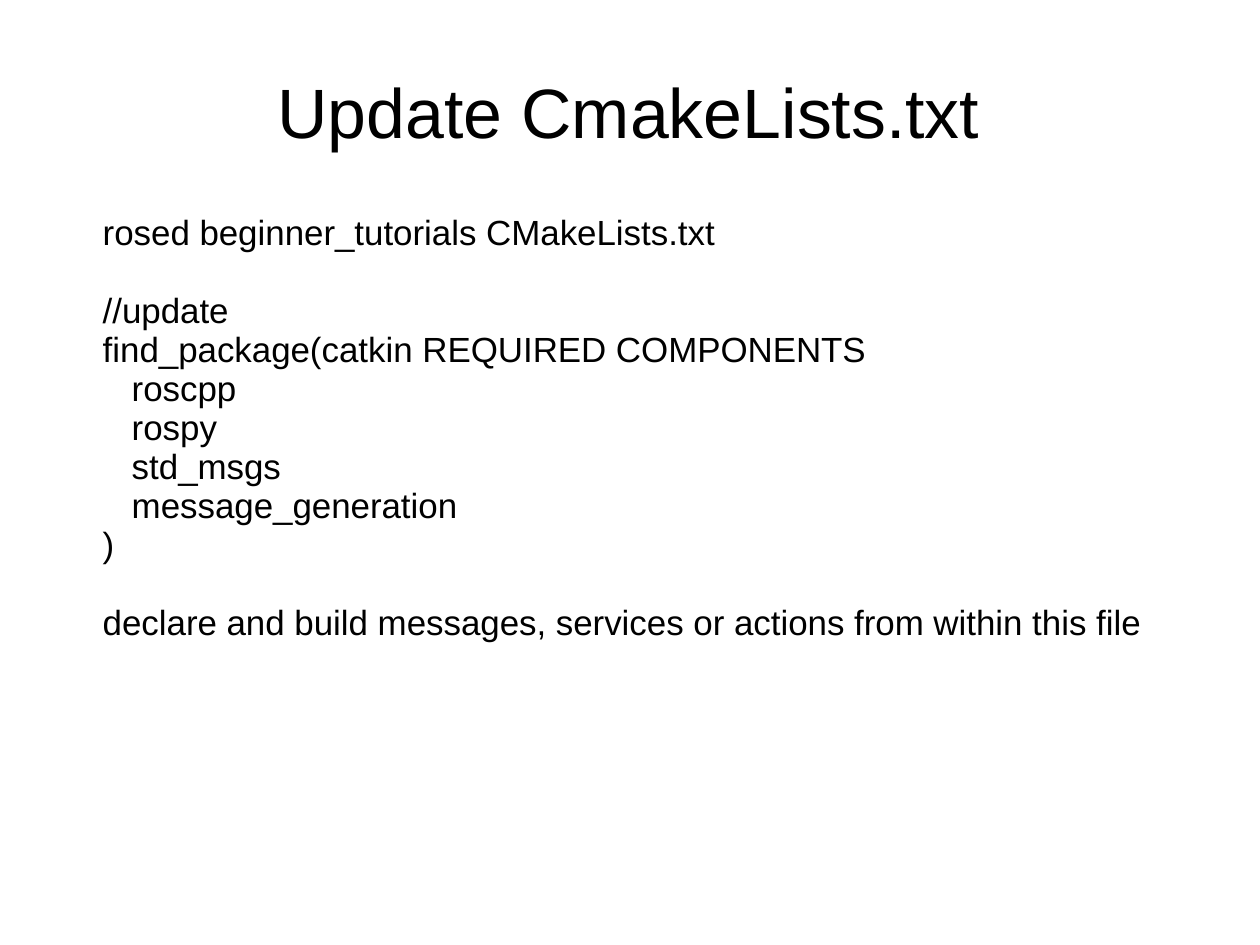
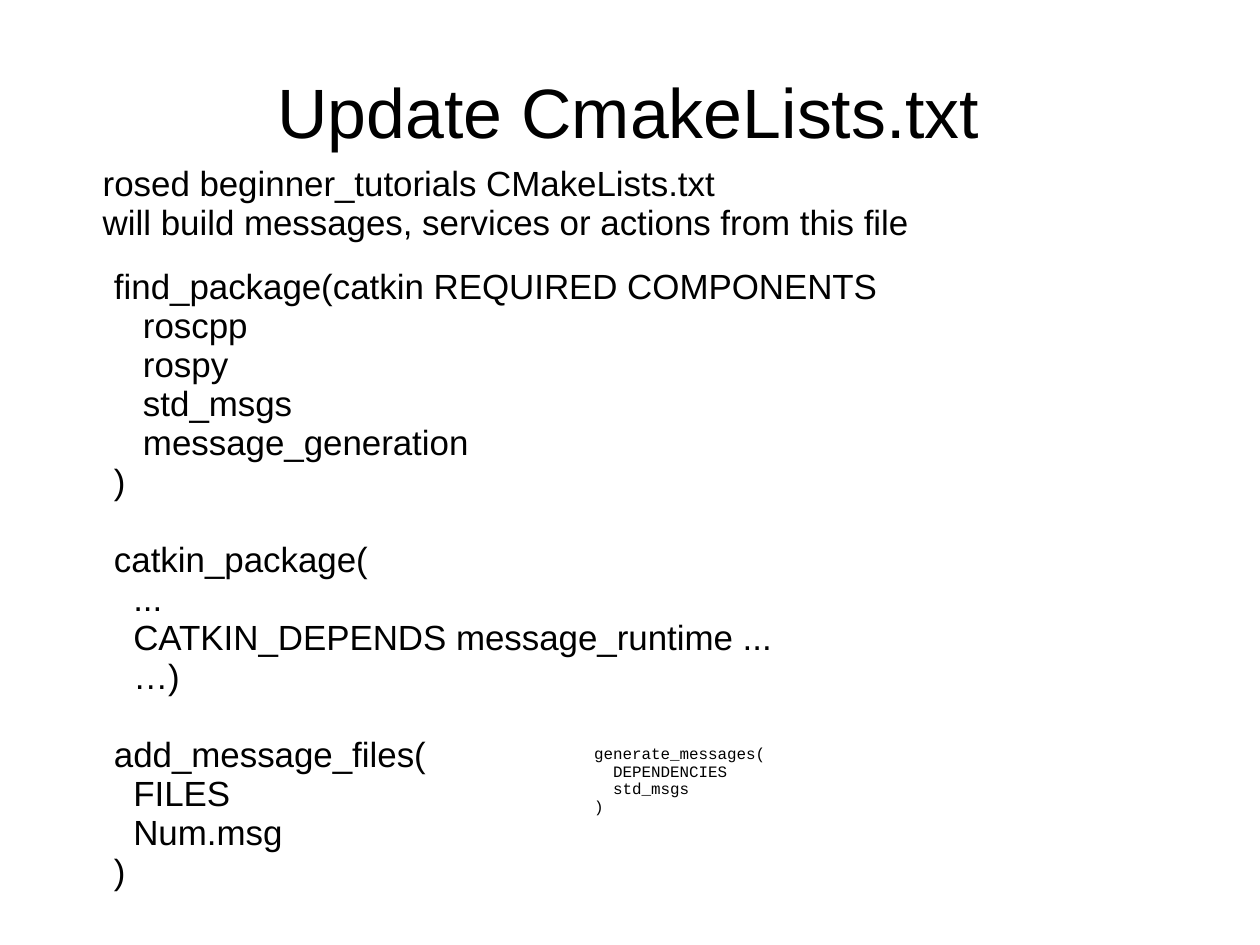
Before and after one commit to usedtolove/ros-study, a slide deck: slide 7 of docs/ros05-msg and srv.ppt. Drawn at 1260x945 pixels with LibreOffice and Linux fonts; fonts in the diff are those of the drawing. Boxes give left, top, right and bottom in pixels: in the first picture for what was removed or moved away, otherwise in the second. Text is boxed around its words. In the diff, an @@ line names an element or a change of style, - is before the commit and + after.

```diff
--- a/docs/ros05-msg and srv.ppt
+++ b/docs/ros05-msg and srv.ppt
@@ text "rosed beginner_tutorials CMakeLists.txt": place and size @@
-text "rosed beginner_tutorials CMakeLists.txt" at bbox=[103, 219, 1141, 642]
+text "rosed beginner_tutorials CMakeLists.txt" at bbox=[103, 170, 909, 242]
@@ text at bbox=[103, 209, 909, 242]: text changed @@
-//update
-find_package(catkin REQUIRED COMPONENTS
-roscpp
-rospy
-std_msgs
-message_generation
-)
-declare and build messages, services or actions from within this file
+will build messages, services or actions from this file
@@ text added at bbox=[114, 273, 877, 852], 22 pt, text #000000 @@
+find_package(catkin REQUIRED COMPONENTS
+roscpp
+rospy
+std_msgs
+message_generation
+)
+catkin_package(
+...
+CATKIN_DEPENDS message_runtime ...
+…)
+add_message_files(
+FILES
+Num.msg
+)
@@ text added at bbox=[594, 747, 765, 798], 10 pt, text #000000 @@
+generate_messages(
+DEPENDENCIES
+std_msgs
+)
```
Also in this commit, not shown: 5 slides added, 5 other files.
